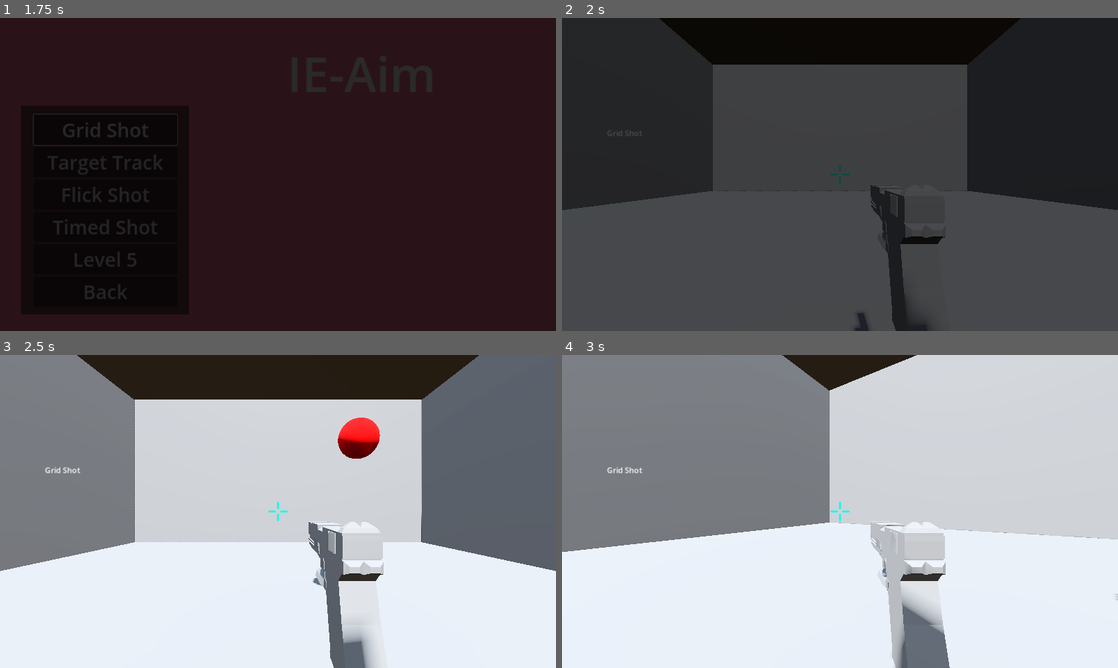
Above: before the commit, frames 1-4 (two rows, left to right).
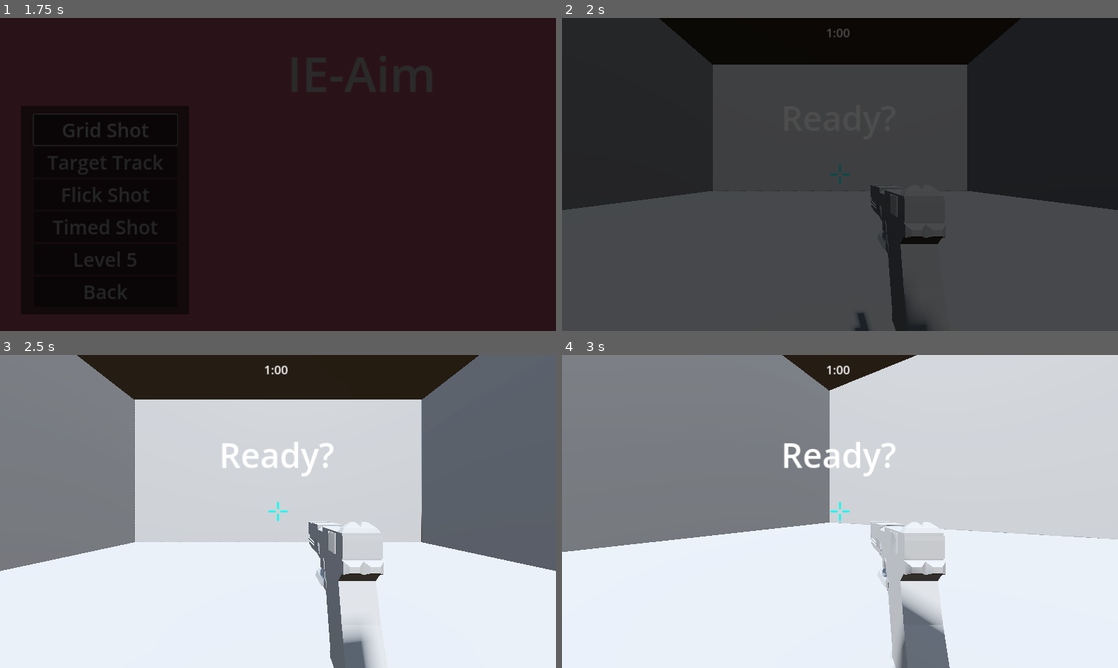
Above: after the commit, the same moments.

Repository: PureAsbestos/ie-aim
Game: Godot game, scene res://scenes/main.tscn
Same seed, same stepped clock (60 frames per second), same inputs: the game is played once before the commit and once after it.
Inputs (mouse positions are in pixels of both pictures, inside the frame that each line leads up to):
- Up to frame 1 (1.75 s): click "Level Select" at 0.5 s; click "Grid Shot" at 1.25 s
- Up to frame 2 (2 s): no input
- Up to frame 3 (2.5 s): tap Enter (ui_accept) at 2, 2.27 s; move the mouse to (305, 511) at 2.02 s; hold W (Forward) from 2.03 s (still down); click (305, 511) at 2.1 s
- Up to frame 4 (3 s): keep holding W (Forward); move the mouse to (812, 511) at 2.77 s; click (812, 511) at 2.85 s

Frame 1 is identical in both runs. In frame 2, less than 0.1% of the frame differs, in the area x 8-52%, y 3-38%; in frame 3, 1.5%, in the area x 8-69%, y 3-74%; in frame 4, 0.8%.

Commit message:
add timer

Diff:
--- a/scenes/Character.tscn
+++ b/scenes/Character.tscn
@@ -2,7 +2,7 @@
 
 [ext_resource type="Script" path="res://scripts/Character.gd" id="1_sfax3"]
 [ext_resource type="PackedScene" uid="uid://dbmx0qunnoo20" path="res://scenes/gun.tscn" id="2_1eauq"]
-[ext_resource type="Script" path="res://scenes/Camera3D.gd" id="2_xrxci"]
+[ext_resource type="Script" path="res://scripts/levelScripts/Camera3D.gd" id="2_xrxci"]
 [ext_resource type="Texture2D" uid="uid://bprtc5cipr1d4" path="res://assets/crosshair.png" id="4_vbhvw"]
 
 [sub_resource type="ConvexPolygonShape3D" id="ConvexPolygonShape3D_f6quy"]
--- a/scenes/levels/gridShot.tscn
+++ b/scenes/levels/gridShot.tscn
@@ -33,15 +33,27 @@
 [node name="player" parent="WorldEnvironment" instance=ExtResource("3_1wpvw")]
 transform = Transform3D(1, 0, 0, 0, 1, 0, 0, 0, 1, 12.5, 1, -5)
 
-[node name="Label" type="Label" parent="."]
-offset_left = 93.0
-offset_top = 227.0
-offset_right = 133.0
-offset_bottom = 250.0
-text = "Grid Shot"
+[node name="startCountDown" type="Label" parent="."]
+offset_left = 454.0
+offset_top = 158.0
+offset_right = 694.0
+offset_bottom = 257.0
+size_flags_horizontal = 4
+theme_override_font_sizes/font_size = 70
+text = "Ready?"
+horizontal_alignment = 1
 
 [node name="targetSpawnTimer" type="Timer" parent="."]
-wait_time = 0.25
-autostart = true
+
+[node name="gameCountDown" type="Label" parent="."]
+offset_left = 547.0
+offset_top = 12.0
+offset_right = 646.0
+offset_bottom = 50.0
+theme_override_font_sizes/font_size = 25
+text = "1:00"
+
+[node name="timer" type="Timer" parent="."]
 
 [connection signal="timeout" from="targetSpawnTimer" to="." method="_on_target_spawn_timer_timeout"]
+[connection signal="timeout" from="timer" to="." method="timer_timout"]
--- a/scripts/autoload/global_settings.gd
+++ b/scripts/autoload/global_settings.gd
@@ -3,6 +3,7 @@
 var fullscreen = false
 var vSync = false
 var sensVal = 1
+var timer: Timer = Timer.new()
 
 func instance_node(node, location, parent):
 	var node_instance = node.instantiate()
--- a/scripts/levelScripts/gridShot.gd
+++ b/scripts/levelScripts/gridShot.gd
@@ -4,12 +4,54 @@
 var target = preload("res://scenes/target.tscn")
 var maxTargets = false # max targets on screen at a time is 5
 var counter = 0
+@onready var animate  = $"../AnimationPlayer"
 
 const MIN_X : float = 10
 const MAX_X : float = 15
 const MIN_Y : float = 3
 const MAX_Y : float = 5
 const Z : float = -12.5
+
+# copy this into all level code
+var startTime: int
+var sec: int
+var minute = 0
+var timeout = false
+
+func _ready():
+	await animate.animation_finished
+	startTime = 4
+	sec = startTime
+	$timer.start(1)
+
+func startGame():
+	startTime = 60
+	sec = startTime
+	$timer.start(1)
+	$targetSpawnTimer.start(1)
+
+func timer_timout():
+	game_time()
+
+func game_time():
+	if sec > 1:
+		sec -= 1
+		if startTime == 4:
+			$startCountDown.text = str(sec)
+		elif startTime == 60:
+			$gameCountDown.text = str(minute) + ":" + str(sec)
+	elif sec == 1:
+		sec -= 1
+		$startCountDown.text = "GO!"
+		if startTime == 60:
+			$gameCountDown.text = str(minute) + ":" + str(sec)
+			$timer.stop()
+	if sec == 0:
+		$startCountDown.hide()
+		if startTime == 4:
+			startGame()
+		else:
+			timeout = true
 
 func randomize_position() -> Vector3:
 	randomize()
@@ -23,13 +65,10 @@
 		var location = randomize_position()
 		var temp = GlobalSettings.instance_node(target, location, self)
 		temp.name = ("target" + str(counter))
-		$targetSpawnTimer.start(1)
 		counter += 1
 		if counter == 5:
 			maxTargets = true
 	else:
 		counter -= 1
 		maxTargets = false
-
-func _ready():
-	Input.mouse_mode = Input.MOUSE_MODE_CAPTURED
+		print(maxTargets)
